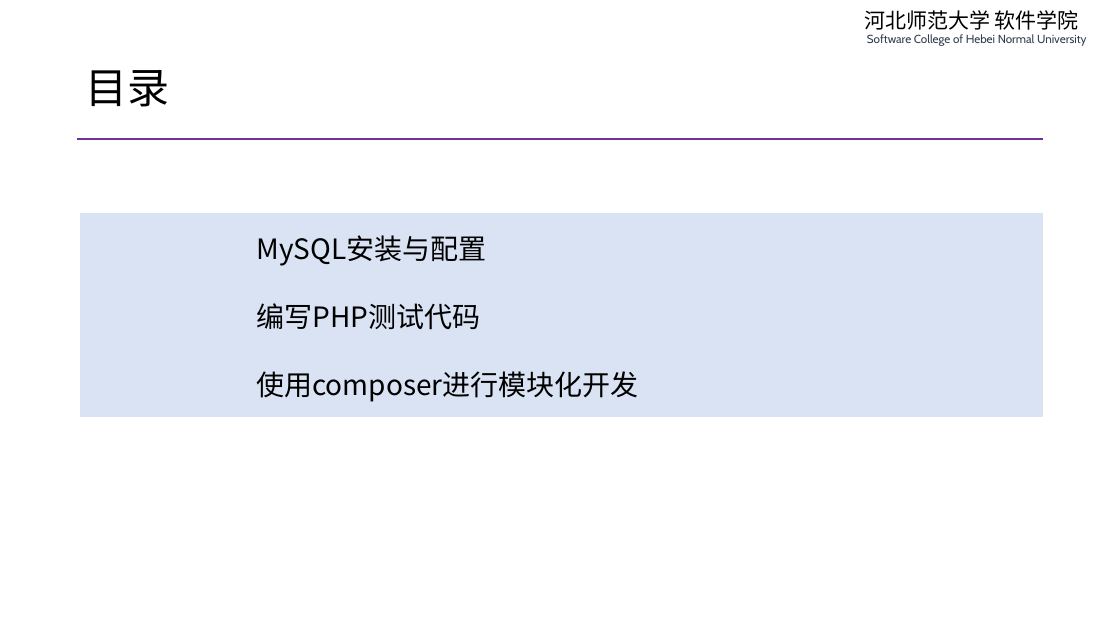
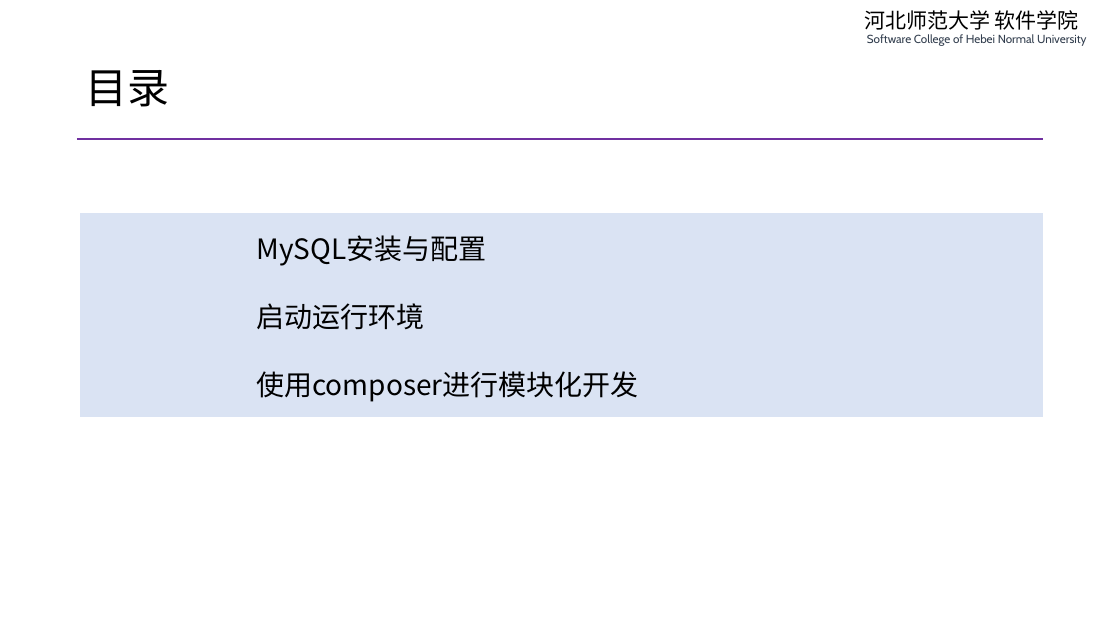
Before and after one commit to edu2act/course-php-serverside-development-on-linux, a slide deck: slide 2 of materials/slides/ch04-complete-lnmp.pptx. Drawn at 1120x630 pixels with LibreOffice and Linux fonts; fonts in the diff are those of the drawing. Boxes give left, top, right and bottom in pixels: in the first picture for what was removed or moved away, otherwise in the second. Text is boxed around its words. In the diff, an @@ line names an element or a change of style, - is before the commit and + after.

```diff
--- a/materials/slides/ch04-complete-lnmp.pptx
+++ b/materials/slides/ch04-complete-lnmp.pptx
@@ table at (x1=80, y1=213, x2=1044, y2=417) @@
-row 2, column 1: 编写PHP测试代码
+row 2, column 1: 启动运行环境
```
Also in this commit, not shown: 4 other slides changed, 2 slides added, 2 slides removed, 2 other files.
